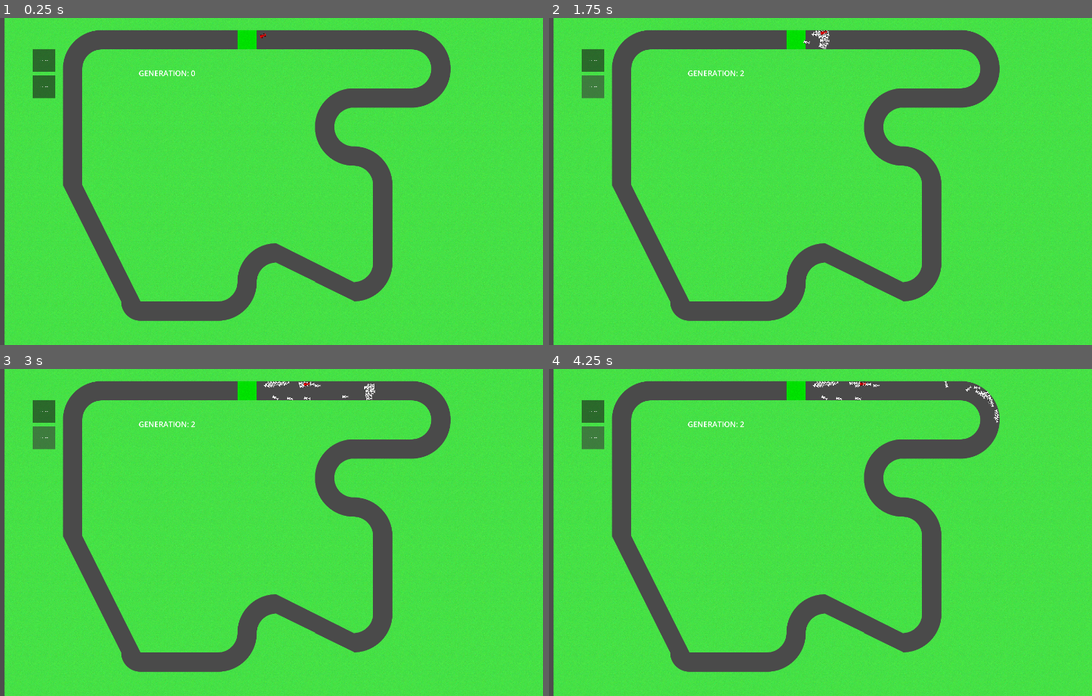
Above: before the commit, frames 1-4 (two rows, left to right).
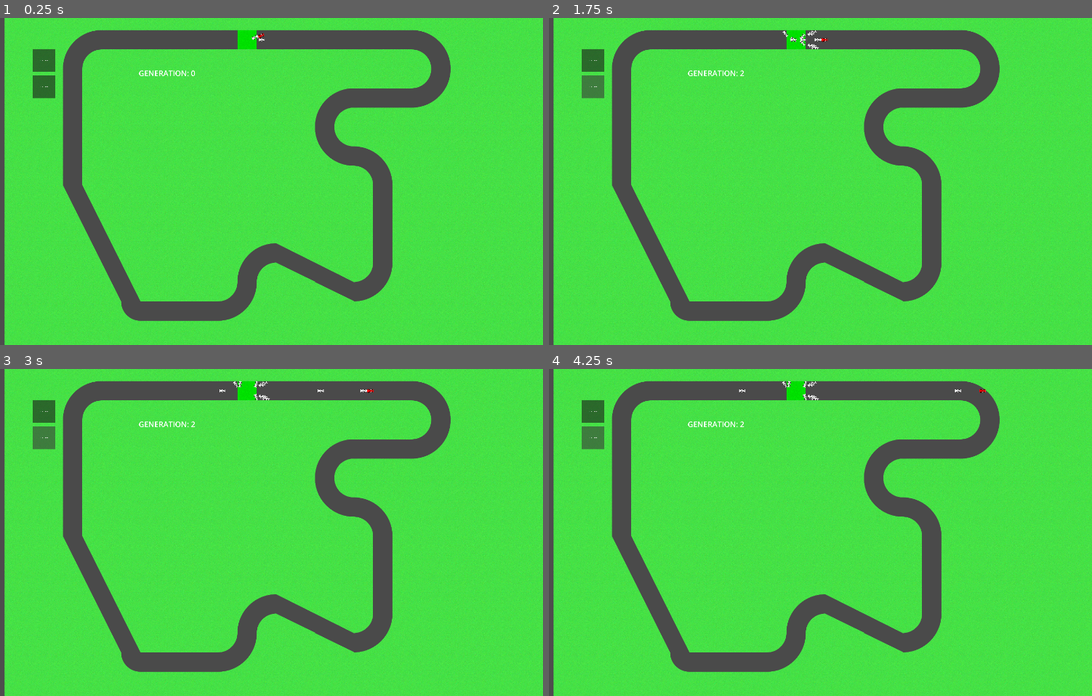
Above: after the commit, the same moments.

Repository: Seerban/Genetic-Self-Driving
Game: Godot game, scene res://Nodes/base.tscn
Same seed, same stepped clock (60 frames per second), same inputs: the game is played once before the commit and once after it.
Inputs:
- Up to frame 1 (0.25 s): no input
- Up to frame 2 (1.75 s): click "CHOOSE BEST" at 0.5 s; click "CHOOSE BEST" at 1.25 s
- Up to frame 3 (3 s): hold D 2.03-2.78 s; hold S from 2.78 s (still down)
- Up to frame 4 (4.25 s): release S at 3.53 s; hold D from 3.53 s (still down)

The runs differ from the first frame. In frame 1, less than 0.1% of the frame differs, in the area x 46-49%, y 4-8%; in frame 2, 0.2%; in frame 3, 0.3%; in frame 4, 0.3%, in the area x 34-83%, y 3-17%.

Commit message:
Normalized function outputs to car turn & accelerate functions

Diff:
--- a/Scripts/GeneticRayCast.gd
+++ b/Scripts/GeneticRayCast.gd
@@ -3,8 +3,8 @@
 
 var negated : bool
 var genome_size : int
-const coef_scale := 0.0002
-const distance_scale := 0.005
+var coef_scale := 0.0002
+var distance_scale := 0.005
 var turn_coef = [0, 0 ,0]
 var accel_coef = [0, 0 ,0]
 
@@ -12,8 +12,9 @@
 
 func bin_to_value(s : String) -> float:
 	var x = 0
-	for i in range(0, genome_size):
-		if s[i] != '0': x += 2 ** (i)
+	for i in range(genome_size):
+		if s[i] != '0':
+			x += 2 ** (genome_size - i - 1)
 	x -= ((2 ** genome_size) - 1) / 2
 	x *= coef_scale
 	return x
@@ -23,6 +24,8 @@
 
 #genome size = bits per coefifcient, 6 coefficients in total (3 for turn, 3 for acceleration)
 func _init(gen_size : int = 6, gen : String = '', length : int = 200) -> void:
+	distance_scale = 1 / length
+	coef_scale = 1 / (2 ** genome_size)
 	genome_size = gen_size
 	target_position = Vector2(length, 0)
 	if gen == '': gen = "0".repeat(genome_size * 6)
--- a/Scripts/base.gd
+++ b/Scripts/base.gd
@@ -9,8 +9,8 @@
 
 @export var generation = 0
 @export var car_count = 50
-@export var rays = 5 #per side + 1 middle
-@export var bits_accuracy = 14
+@export var rays = 3 #per side + 1 middle
+@export var bits_accuracy = 5
 @export var ray_len = 1000
 @export var mutation_chance = 0.01
 
@@ -72,7 +72,7 @@
 		next_gen()
 
 func _on_button_pressed() -> void:
-	mutation_chance = 0.1
+	mutation_chance = 0.01
 	next_gen()
 
 func _on_button_2_pressed() -> void:
--- a/Scripts/car.gd
+++ b/Scripts/car.gd
@@ -18,7 +18,7 @@
 @export var collision_penalty = 0.8
 
 @export var raycast_length = 500
-@export var raycast_count = 5 #per side + 1 middle
+@export var raycast_count = 3 #per side + 1 middle
 
 @onready var track : TileMapLayer
 
@@ -111,4 +111,4 @@
 func collision() -> void:
 	velocity *= collision_penalty
 	frames_on_wall += 1
-	acceleration = 0
+	set_physics_process(false)
